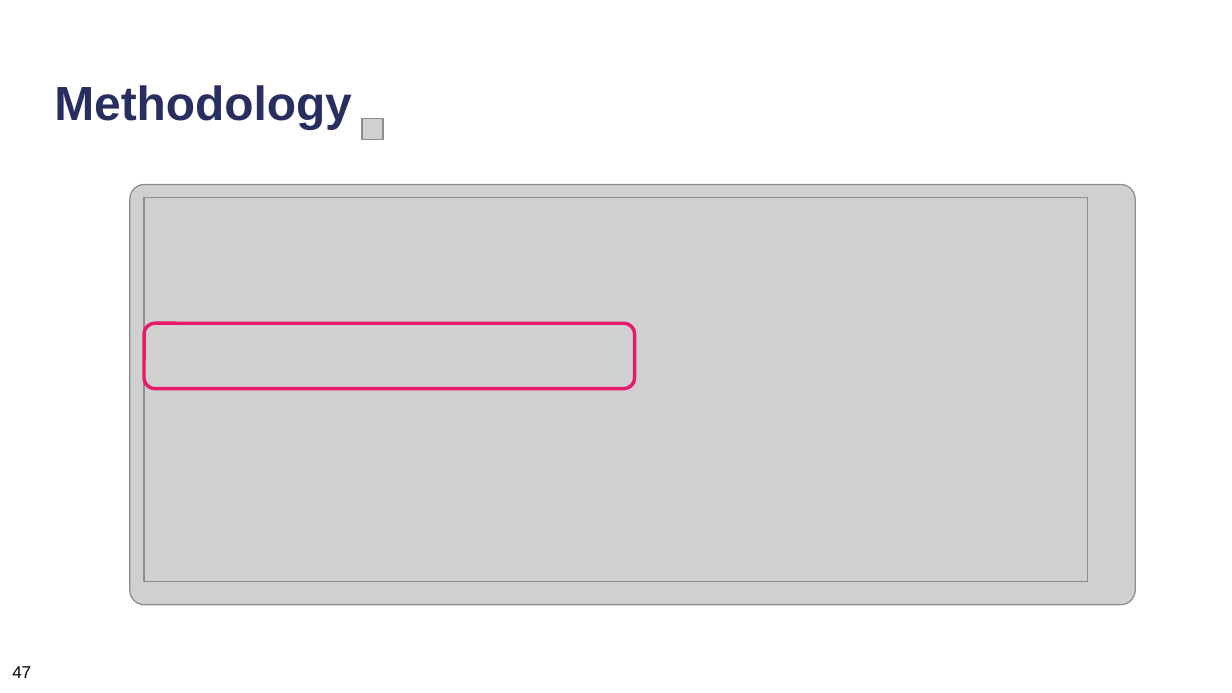
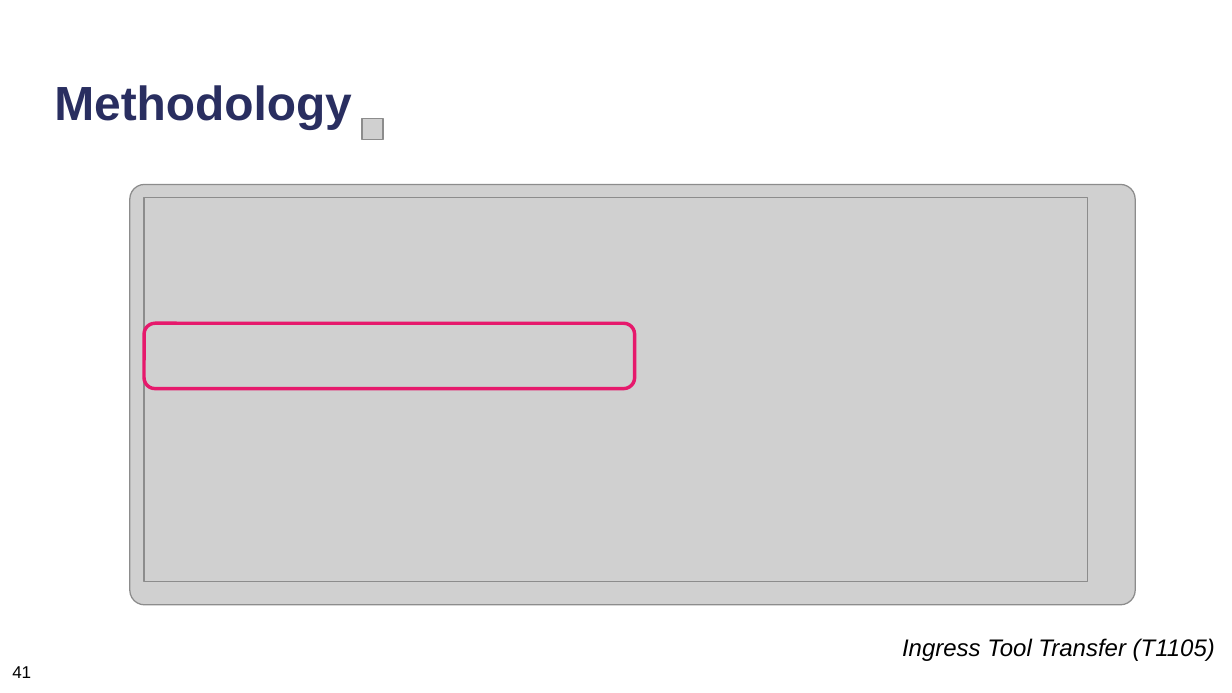
Before and after one commit to neubert-simon/auv-final-report, a slide deck: slide 67 of Final Presentation/ICS_Praesentationsfolien.pptx (slide 68 before the commit). Drawn at 1232x693 pixels with LibreOffice and Linux fonts; fonts in the diff are those of the drawing; grey boxes stand for pictures. Boxes give left, top, right and bottom in pixels: in the first picture for what was removed or moved away, otherwise in the second. Text is boxed around its words. In the diff, an @@ line names an element or a change of style, - is before the commit and + after.

```diff
--- a/Final Presentation/ICS_Praesentationsfolien.pptx
+++ b/Final Presentation/ICS_Praesentationsfolien.pptx
@@ text added at box(902, 638, 1215, 661), 14 pt, text #000000, italic @@
+Ingress Tool Transfer (T1105)
@@ text at box(12, 666, 31, 678): text changed @@
-47
+41
```
Also in this commit, not shown: 58 other slides changed, 1 slide removed, 5 other files.
